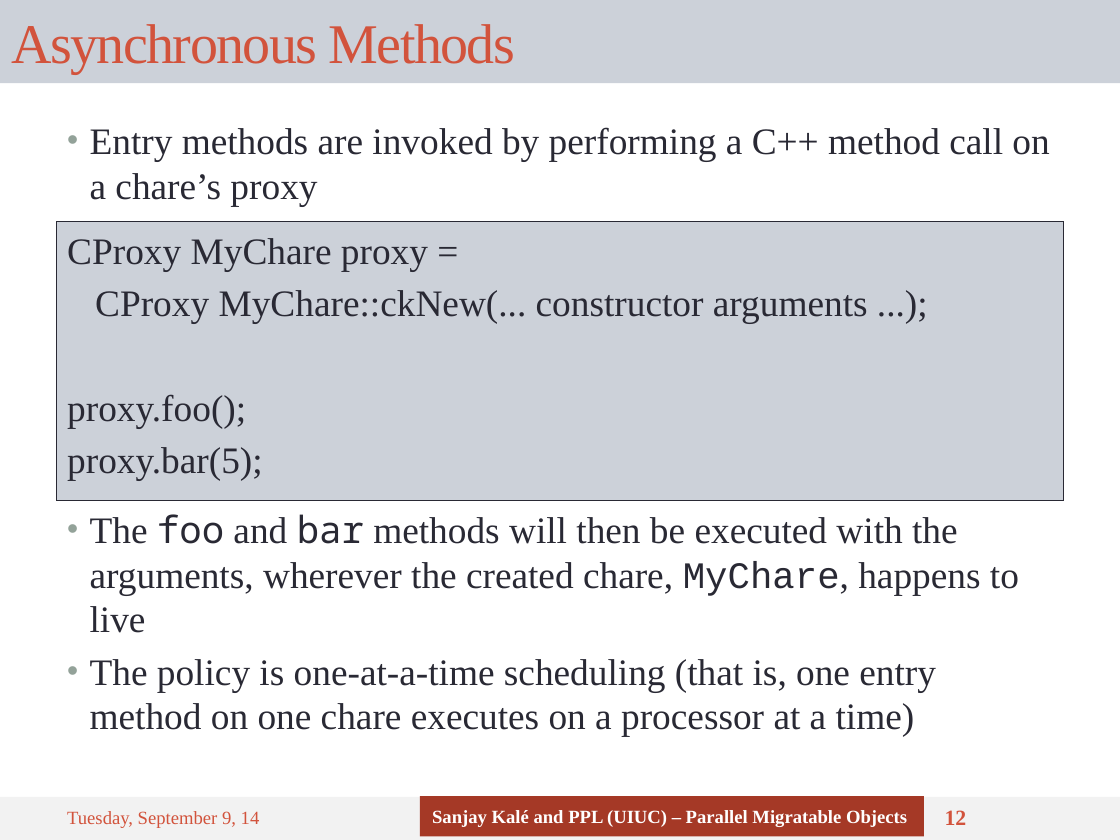
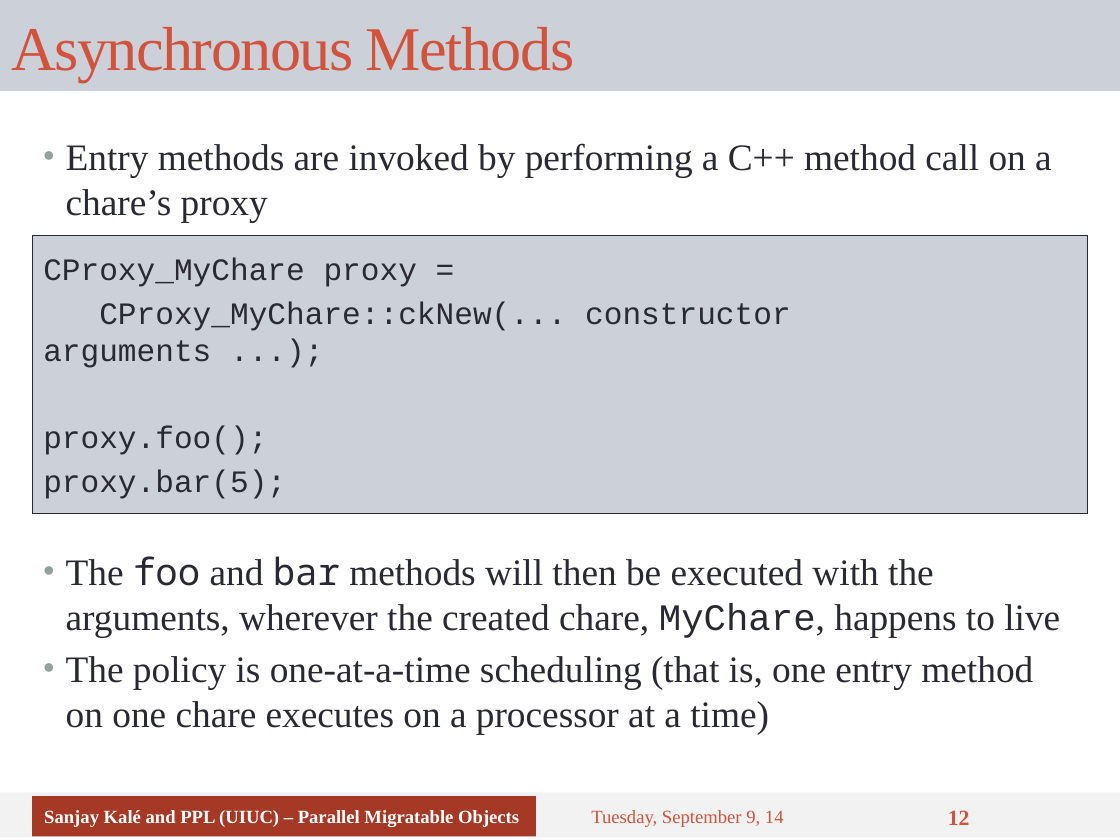
Before and after one commit to UIUC-PPL/charm_tutorial, a slide deck: slide 12 of tutorial-04-charm_basics.pptx. Drawn at 1120x840 pixels with LibreOffice and Linux fonts; fonts in the diff are those of the drawing. Boxes give left, top, right and bottom in pixels: in the first picture for what was removed or moved away, otherwise in the second. Text is boxed around its words. In the diff, an @@ line names an element or a change of style, - is before the commit and + after.

```diff
--- a/tutorial-04-charm_basics.pptx
+++ b/tutorial-04-charm_basics.pptx
@@ title "Asynchronous Methods": place and size @@
-title "Asynchronous Methods" at box(0, 0, 1120, 83)
+title "Asynchronous Methods" at box(0, 0, 1120, 91)
@@ title "Asynchronous Methods" at box(0, 0, 1120, 91): size 36 to 40 pt @@
@@ text "Entry methods are invoked by ...": place and size @@
-text "Entry methods are invoked by ..." at box(90, 127, 1049, 206)
+text "Entry methods are invoked by ..." at box(66, 143, 1052, 222)
@@ text "CProxy_MyChare proxy =": place and size @@
-text "CProxy_MyChare proxy =" at box(56, 222, 1064, 501)
+text "CProxy_MyChare proxy =" at box(32, 235, 1088, 514)
@@ text at box(43, 258, 791, 368): text changed; size 24 to 20 pt; font Times New Roman to Courier New @@
-CProxy MyChare proxy =
-CProxy MyChare::ckNew(... constructor arguments ...);
+CProxy_MyChare proxy =
+CProxy_MyChare::ckNew(... constructor arguments ...);
@@ text at box(43, 426, 286, 499): size 24 to 20 pt, font Times New Roman to Courier New in "proxy.foo();", "proxy.bar(5);" @@
@@ vertical alignment top to middle in 3 elements at box(66, 143, 1052, 222), box(32, 235, 1088, 514), box(66, 556, 1060, 734) @@
@@ text "The foo and bar methods ...": place and size @@
-text "The foo and bar methods ..." at box(90, 514, 1019, 737)
+text "The foo and bar methods ..." at box(66, 556, 1060, 734)
@@ rectangle: place and size @@
-rectangle at box(0, 797, 1120, 840)
+rectangle at box(0, 793, 1120, 838)
@@ rectangle "Sanjay Kalé and PPL (UIUC) ...": place and size @@
-rectangle "Sanjay Kalé and PPL (UIUC) ..." at box(420, 796, 924, 837)
+rectangle "Sanjay Kalé and PPL (UIUC) ..." at box(32, 796, 536, 837)
@@ text "Tuesday, September 9, 14": place and size @@
-text "Tuesday, September 9, 14" at box(67, 811, 260, 828)
+text "Tuesday, September 9, 14" at box(591, 810, 784, 827)
```
Also in this commit, not shown: 35 other slides changed.
